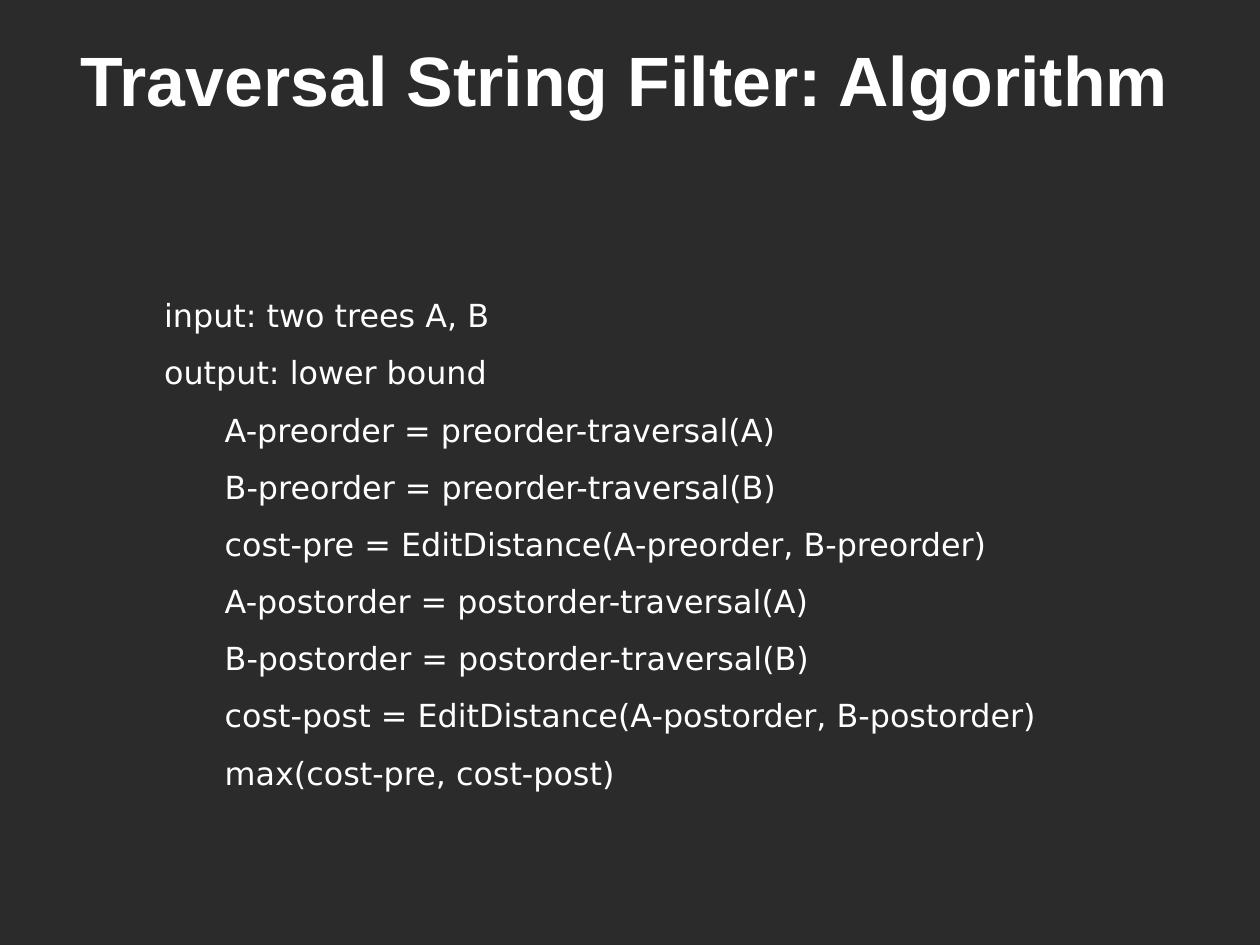
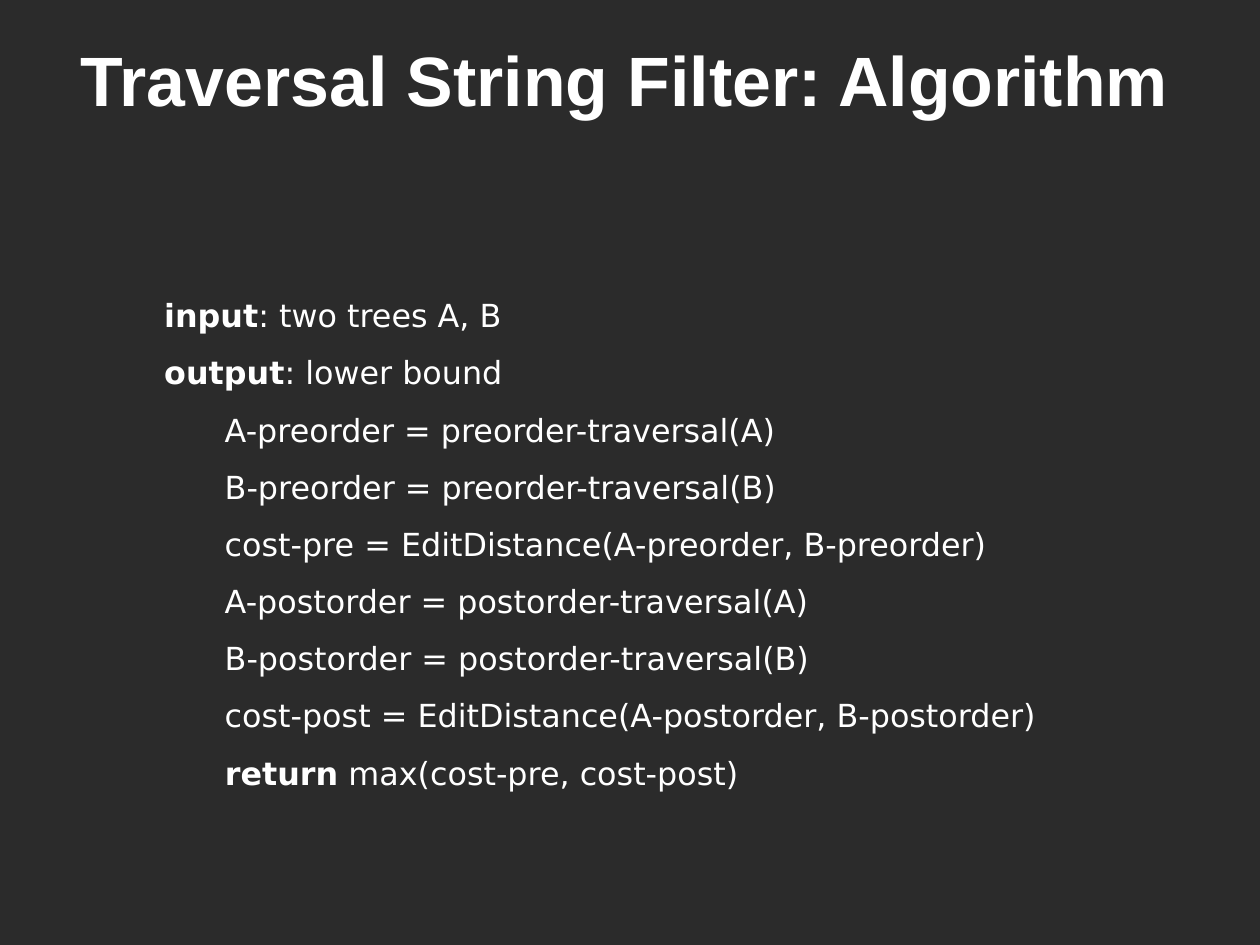
Before and after one commit to LuciferoO/treeeditdistance, a slide deck: slide 7 of treeeditdistance/doc/Presentation.odp. Drawn at 1260x945 pixels with LibreOffice and Linux fonts; fonts in the diff are those of the drawing; background and template pictures are left out; a plain dark background stands for a picture behind light text. Boxes give left, top, right and bottom in pixels: in the first picture for what was removed or moved away, otherwise in the second. Text is boxed around its words. In the diff, an @@ line names an element or a change of style, - is before the commit and + after.

```diff
--- a/treeeditdistance/doc/Presentation.odp
+++ b/treeeditdistance/doc/Presentation.odp
@@ text at (x1=164, y1=303, x2=1036, y2=792): text changed @@
-input: two trees A, B
-output: lower bound
-A-preorder = preorder-traversal(A)
-B-preorder = preorder-traversal(B)
-cost-pre = EditDistance(A-preorder, B-preorder)
-A-postorder = postorder-traversal(A)
-B-postorder = postorder-traversal(B)
-cost-post = EditDistance(A-postorder, B-postorder)
-max(cost-pre, cost-post)
+input: two trees A, B
+output: lower bound
+A-preorder = preorder-traversal(A)
+B-preorder = preorder-traversal(B)
+cost-pre = EditDistance(A-preorder, B-preorder)
+A-postorder = postorder-traversal(A)
+B-postorder = postorder-traversal(B)
+cost-post = EditDistance(A-postorder, B-postorder)
+return max(cost-pre, cost-post)
```
Also in this commit, not shown: 2 other slides changed, 1 other file.
